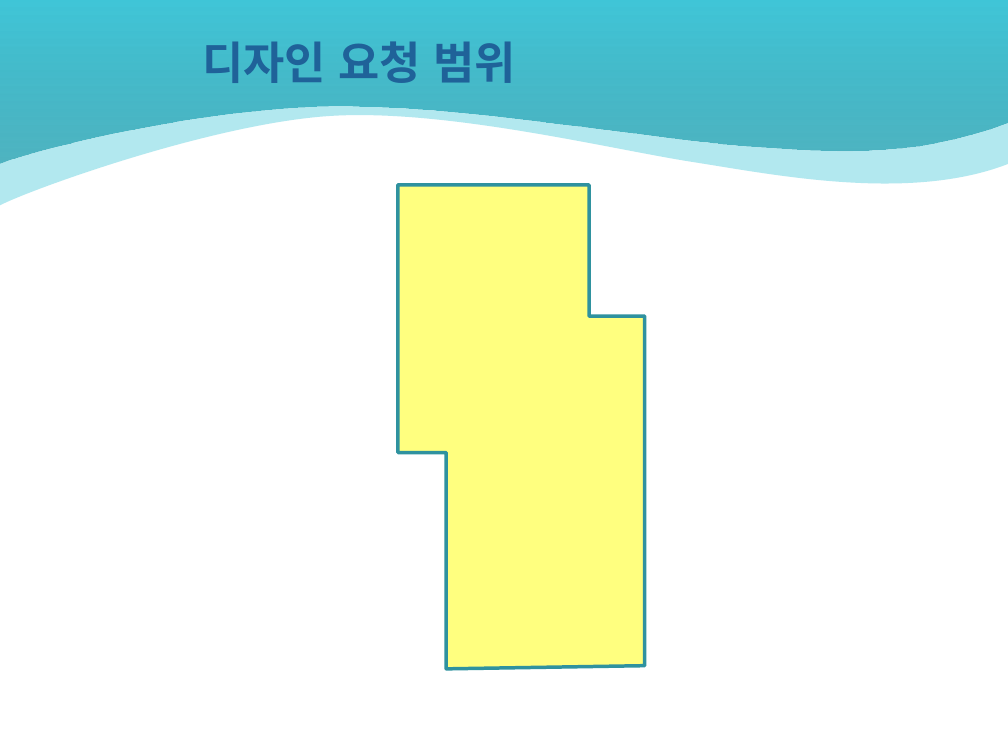
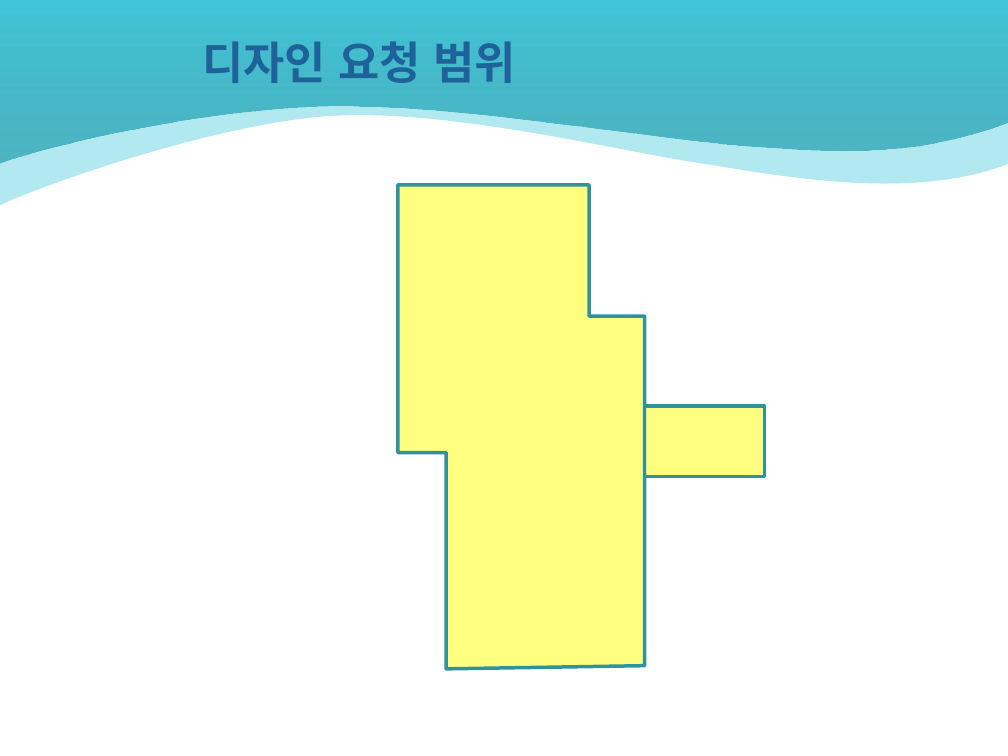
Before and after one commit to ketri-scs/4f_design, a slide deck: slide 2 of 100_컨셉 디자인/K220123_인테리어 컨셉 디자인 요청 사항 v0.8.pptx. Drawn at 1008x756 pixels with LibreOffice and Linux fonts; fonts in the diff are those of the drawing; background and template pictures are left out. Boxes give left, top, right and bottom in pixels: in the first picture for what was removed or moved away, otherwise in the second. Text is boxed around its words. In the diff, an @@ line names an element or a change of style, - is before the commit and + after.

```diff
--- a/100_컨셉 디자인/K220123_인테리어 컨셉 디자인 요청 사항 v0.8.pptx
+++ b/100_컨셉 디자인/K220123_인테리어 컨셉 디자인 요청 사항 v0.8.pptx
@@ rectangle added at bbox=[645, 406, 765, 477], fill #FFFF00 at 50% opacity, outline #2F92A0 2.5 pt @@
```
Also in this commit, not shown: 4 other slides changed, 2 slides added, 2 slides removed, 2 other files.
